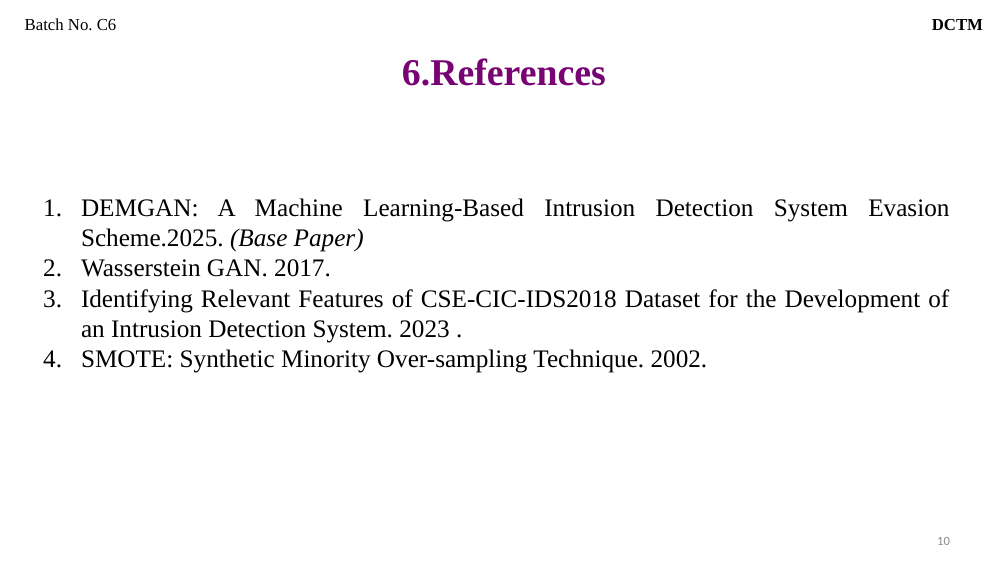
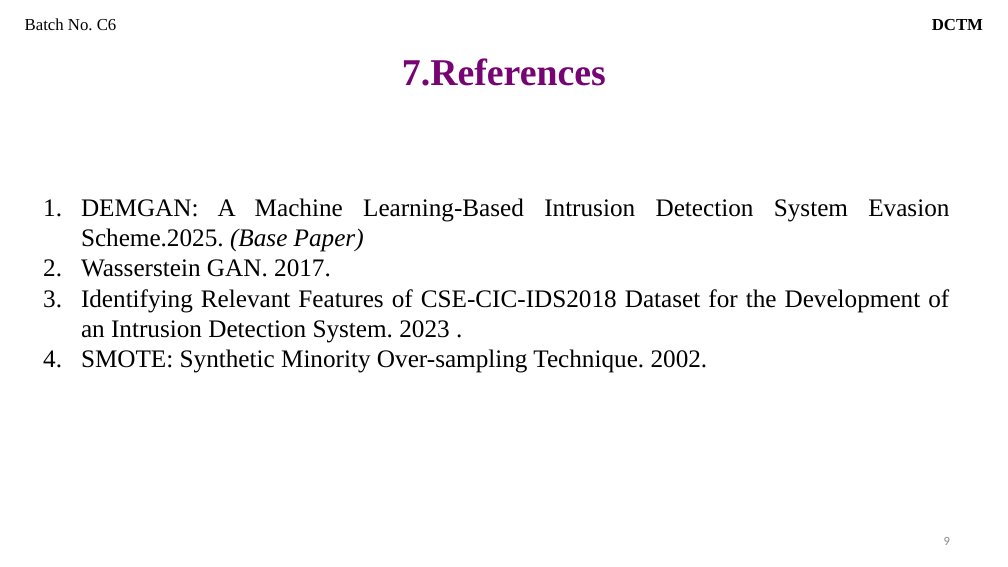
Before and after one commit to Thrinadh-25/DCTM, a slide deck: slide 9 of review 2/ppt main/review 2 c6 dctm.pptx (slide 10 before the commit). Drawn at 1008x567 pixels with LibreOffice and Linux fonts; fonts in the diff are those of the drawing. Boxes give left, top, right and bottom in pixels: in the first picture for what was removed or moved away, otherwise in the second. Text is boxed around its words. In the diff, an @@ line names an element or a change of style, - is before the commit and + after.

```diff
--- a/review 2/ppt main/review 2 c6 dctm.pptx
+++ b/review 2/ppt main/review 2 c6 dctm.pptx
@@ title at [402, 58, 606, 86]: text changed @@
-6.References
+7.References
@@ page number at [944, 537, 950, 545]: text changed @@
-10
+9
```
Also in this commit, not shown: 6 other slides changed, 1 slide removed, 4 other files.
